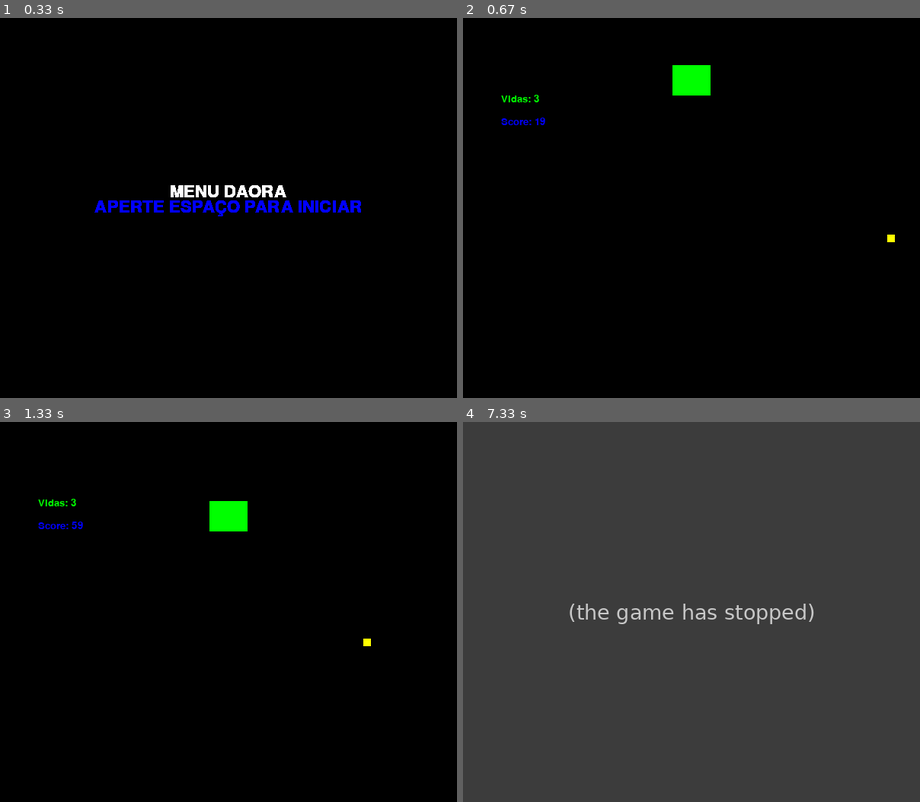
Above: before the commit, frames 1-4 (two rows, left to right).
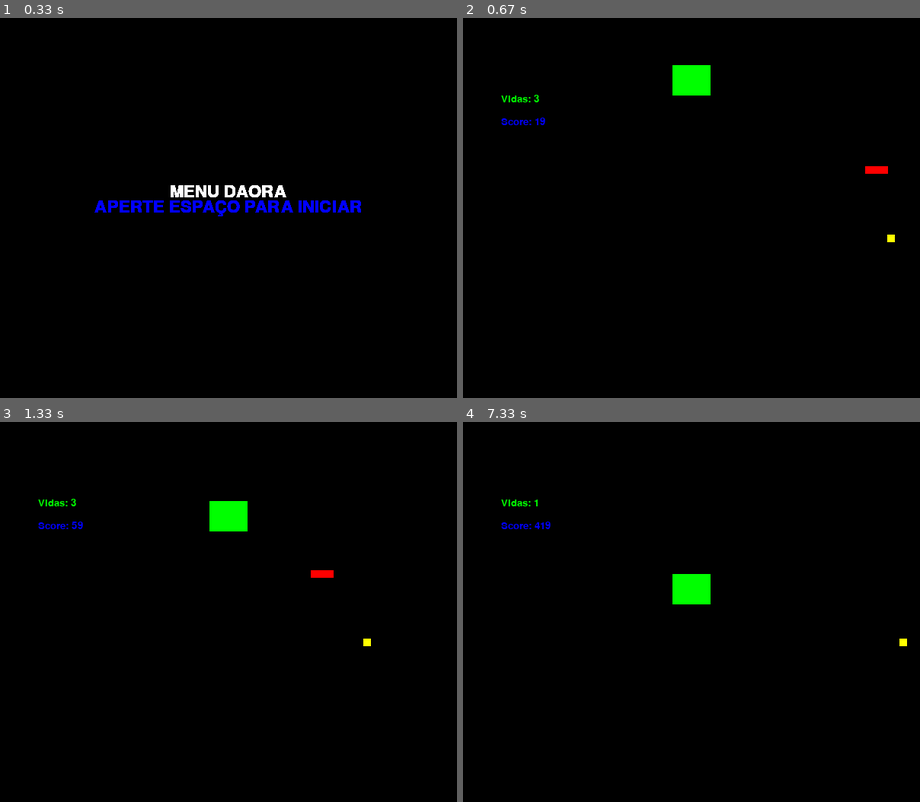
Above: after the commit, the same moments.

Repository: pedrofracassi/insper-dessoft-projeto-final
Game: pygame game, started from main.py
Same seed, same stepped clock (60 frames per second), same inputs: the game is played once before the commit and once after it.
Inputs:
- Up to frame 1 (0.33 s): no input
- Up to frame 2 (0.67 s): tap Space at 0.33 s
- Up to frame 3 (1.33 s): tap Space at 0.73, 1.03, 1.23 s
- Up to frame 4 (7.33 s): tap Space at 1.57, 1.87, 2.07, 2.37, 2.63, 2.97, 3.27, 3.4, 3.8, 4.1, 4.87, 5.17, 5.37, 5.67, 6.2, 6.5, 6.7, 7, 7.27 s

Frame 1 is identical in both runs. In frame 2, 0.1% of the frame differs, in the area x 88-93%, y 39-41%; in frame 3, 0.1%; in frame 4, 100%, in the area x 0-100%, y 0-100%.
Before the commit the program exited at 7.13 s; later frames show no game.

Commit message:
vida a mais

Diff:
--- /dev/null
+++ b/stages/boost.py
@@ -0,0 +1,30 @@
+import pygame
+
+WIDTH = 600
+HEIGHT = 500
+
+WHITE = (255, 255, 255)
+BLACK = (0, 0, 0)
+RED = (255, 0, 0)
+GREEN = (0, 255, 0)
+BLUE = (0, 0, 255)
+YELLOW = (255, 255, 0)
+
+
+
+class b(pygame.sprite.Sprite):
+  def __init__(self):
+    pygame.sprite.Sprite.__init__(self)
+    self.image = pygame.Surface((30, 10))
+    self.image.fill(RED)
+    self.rect = self.image.get_rect()
+    self.rect.centerx = 600
+    self.rect.bottom = (HEIGHT / 2) -45
+    self.chao = HEIGHT / 2
+    self.speedx = -3
+
+  def update (self):
+    self.rect.centerx += self.speedx
+    self.rect.bottom+=0
+    if self.rect.centerx<=-5:
+        self.rect.centerx = 4000
--- a/stages/jogo.py
+++ b/stages/jogo.py
@@ -1,6 +1,7 @@
 from stages.Alessandra import Alessandra
 from stages.provas import p
 from stages.obs2 import x
+from stages.boost import b
 import pygame
 from stage import BaseStage
 
@@ -16,14 +17,18 @@
     all_sprites = pygame.sprite.Group()
     all_provas = pygame.sprite.Group()
     all_obs = pygame.sprite.Group()
+    all_boosts = pygame.sprite.Group()
     player = Alessandra()
     prova = p()
     obstaculo = x()
+    boost = b()
     all_sprites.add(prova)
     all_sprites.add(player)
     all_sprites.add(obstaculo)
+    all_sprites.add(boost)
     all_obs.add(obstaculo)
     all_provas.add(prova)
+    all_boosts.add(boost)
     lives = 3
     score = 0
 
@@ -40,9 +45,12 @@
       #Verifica colisões entre obstaculos e Alessandra
       hits = pygame.sprite.spritecollide(player, all_provas, True)
       hits2 = pygame.sprite.spritecollide(player,all_obs, True)
+      hits3 = pygame.sprite.spritecollide(player,all_boosts, True)
       #Atualiza vidas
       if hits or hits2:
         lives-=1
+      if hits3:
+        lives+=1
       if lives == 0:
         done = True
       #Caso haja uma colisão o obstaculo é reposto
@@ -54,6 +62,10 @@
         obstaculo_ = x()
         all_sprites.add(obstaculo_)
         all_provas.add(obstaculo_)
+      for boost in hits2:
+        boost_ = b()
+        all_sprites.add(boost_)
+        all_provas.add(boost_)
 
       #VIDAS
       font = pygame.font.SysFont(None, 20)
